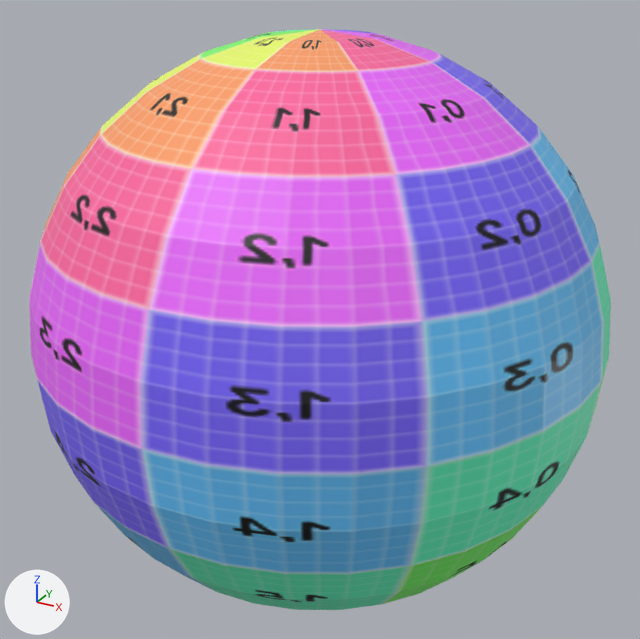
Renders of the OBJ model KamataEngine/DirectXGame/Resources/skydome/skydome.obj from each side of a commit.
The view is the same before and after, from a 50 mm lens placed at (141.6, -257.4, 128.7), pointed at (0.0, 0.0, 0.0). The axes (+X, +Y, +Z) are drawn at lower left. The lights are the same throughout. Where no turn or scale is listed for an object, it has been applied to the vertices.

Names of what the first picture shows: '球'.
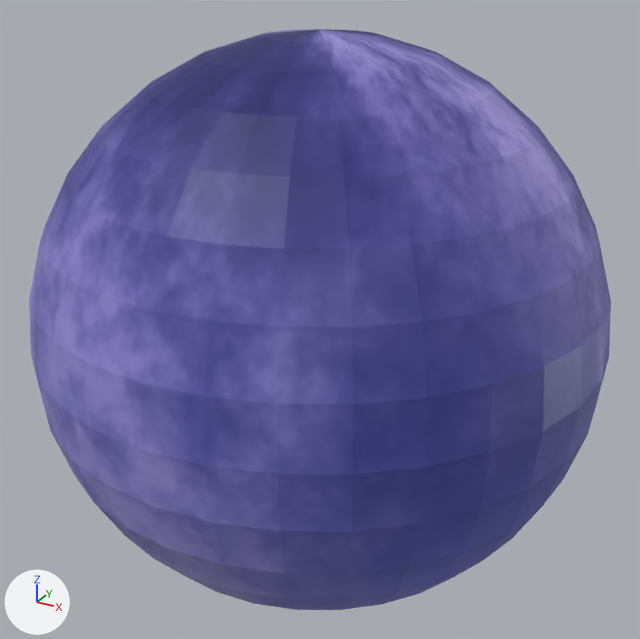
The newer file is also rescaled (x10.0) as a whole; pictures and numbers use the older file's frame.

Pixel boxes (x1, y1, x2, y2) of what changed, in the pictures (640 x 639 px):
'球', surface changed
    both: (29, 29, 611, 610)

The change, as a list of edits to the scene's bpy script:
```text
Add img_sky_sphere_png:
    img_sky_sphere_png = load_image('sky_sphere.png', 'sky_sphere.png', 2160, 1080, 'sRGB')
Change mat_マテリアル:
    mat_マテリアル.texture: img_uvchecker_png -> img_sky_sphere_png
```
